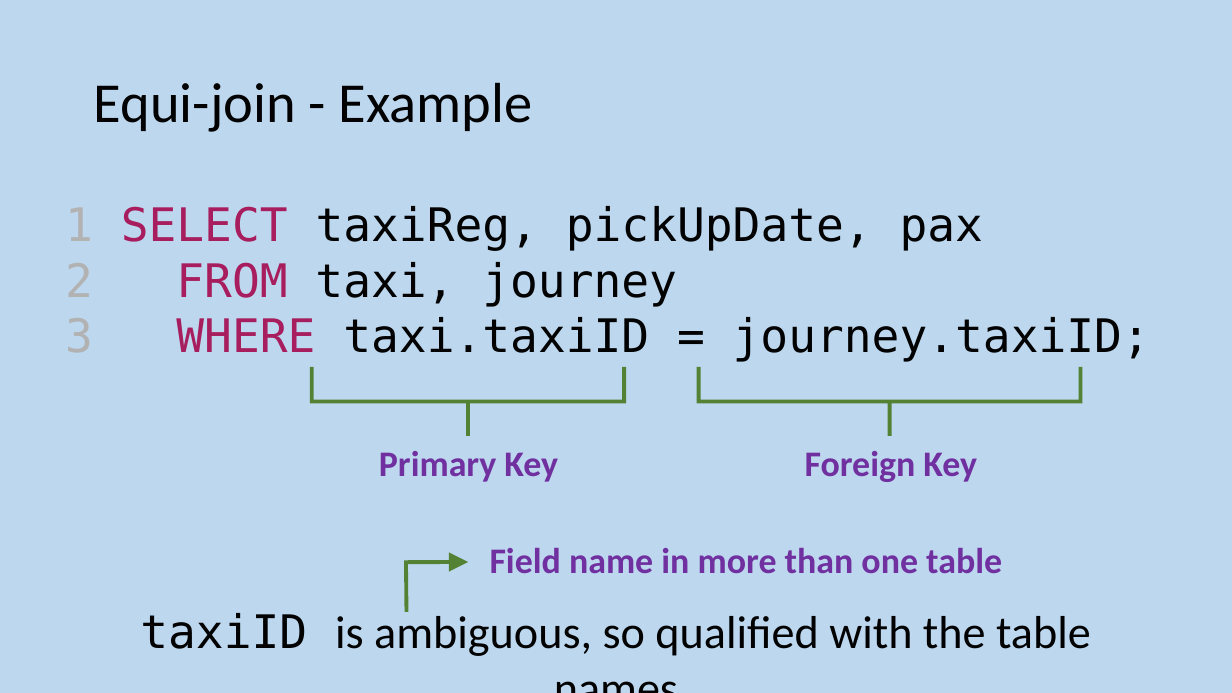
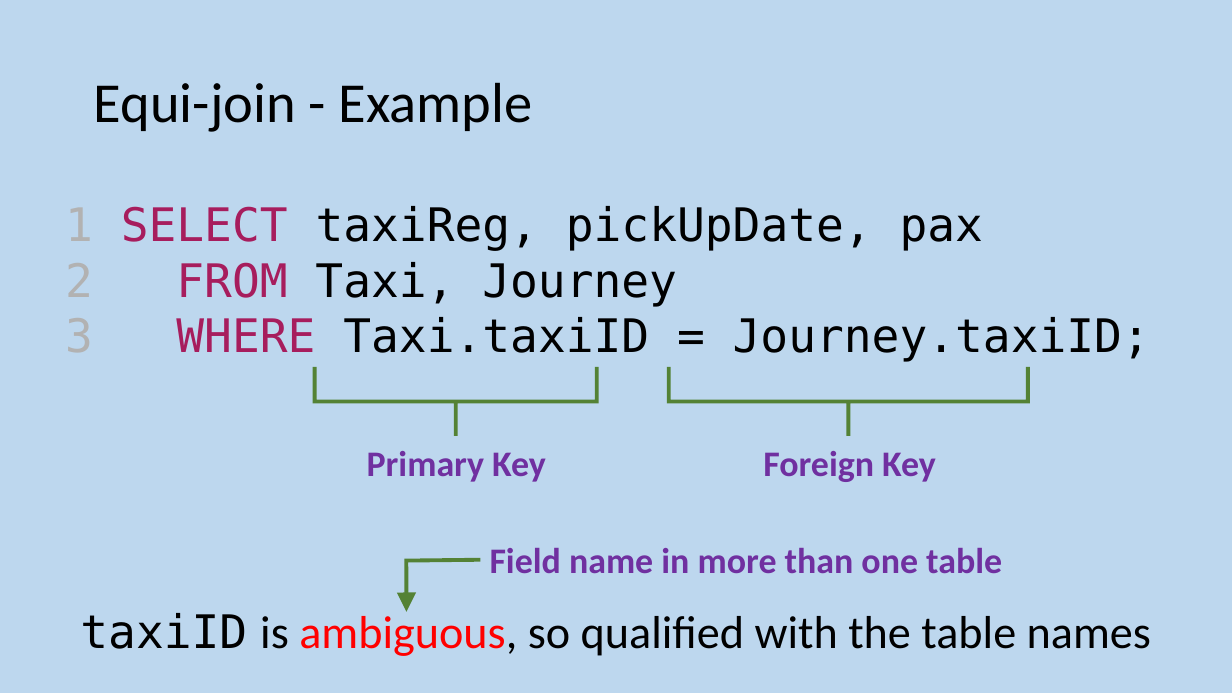
Before and after one commit to MrFriendCS/MrFriendCS.github.io, a slide deck: slide 75 of n5/ddd/N5 CS DDD Slides.pptx (slide 85 before the commit). Drawn at 1232x693 pixels with LibreOffice and Linux fonts; fonts in the diff are those of the drawing. Boxes give left, top, right and bottom in pixels: in the first picture for what was removed or moved away, otherwise in the second. Text is boxed around its words. In the diff, an @@ line names an element or a change of style, - is before the commit and + after.

```diff
--- a/n5/ddd/N5 CS DDD Slides.pptx
+++ b/n5/ddd/N5 CS DDD Slides.pptx
@@ text at bbox=[176, 262, 1150, 362]: text changed @@
-2 FROM taxi, journey
-3 WHERE taxi.taxiID = journey.taxiID;
+2 FROM Taxi, Journey
+3 WHERE Taxi.taxiID = Journey.taxiID;
@@ right brace: place and size @@
-right brace at bbox=[312, 366, 624, 436]
+right brace at bbox=[315, 367, 597, 436]
@@ right brace: place and size @@
-right brace at bbox=[699, 367, 1080, 436]
+right brace at bbox=[669, 367, 1029, 436]
@@ text "Primary Key": place and size @@
-text "Primary Key" at bbox=[379, 451, 558, 482]
+text "Primary Key" at bbox=[367, 451, 546, 482]
@@ text "Foreign Key": place and size @@
-text "Foreign Key" at bbox=[805, 451, 977, 482]
+text "Foreign Key" at bbox=[763, 451, 936, 482]
@@ callout "Field name in more than ..." at bbox=[481, 517, 1030, 604]: proportions changed @@
@@ text "taxiID is ambiguous, so qualified ..." at bbox=[80, 610, 1151, 656]: text colour #000000 to #FF0000 in "ambiguous," @@
```
Also in this commit, not shown: 8 other slides changed, 1 other file.
